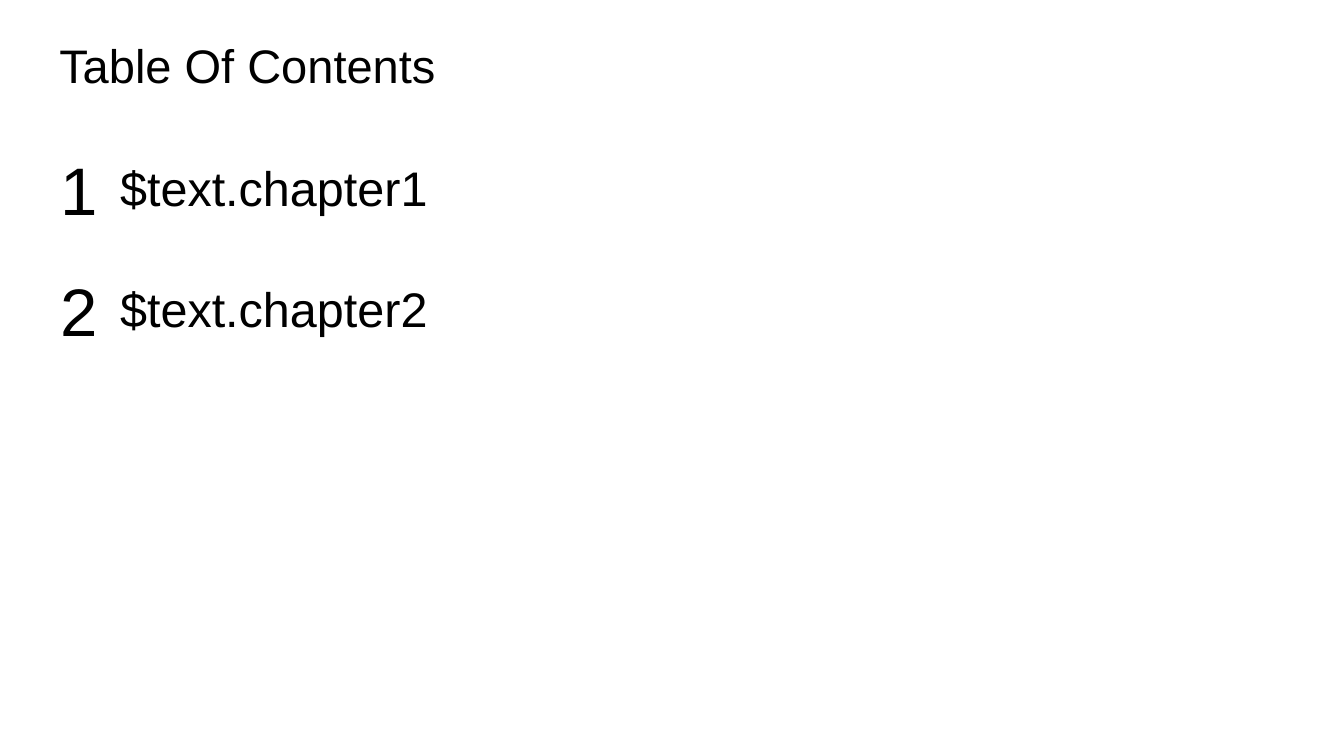
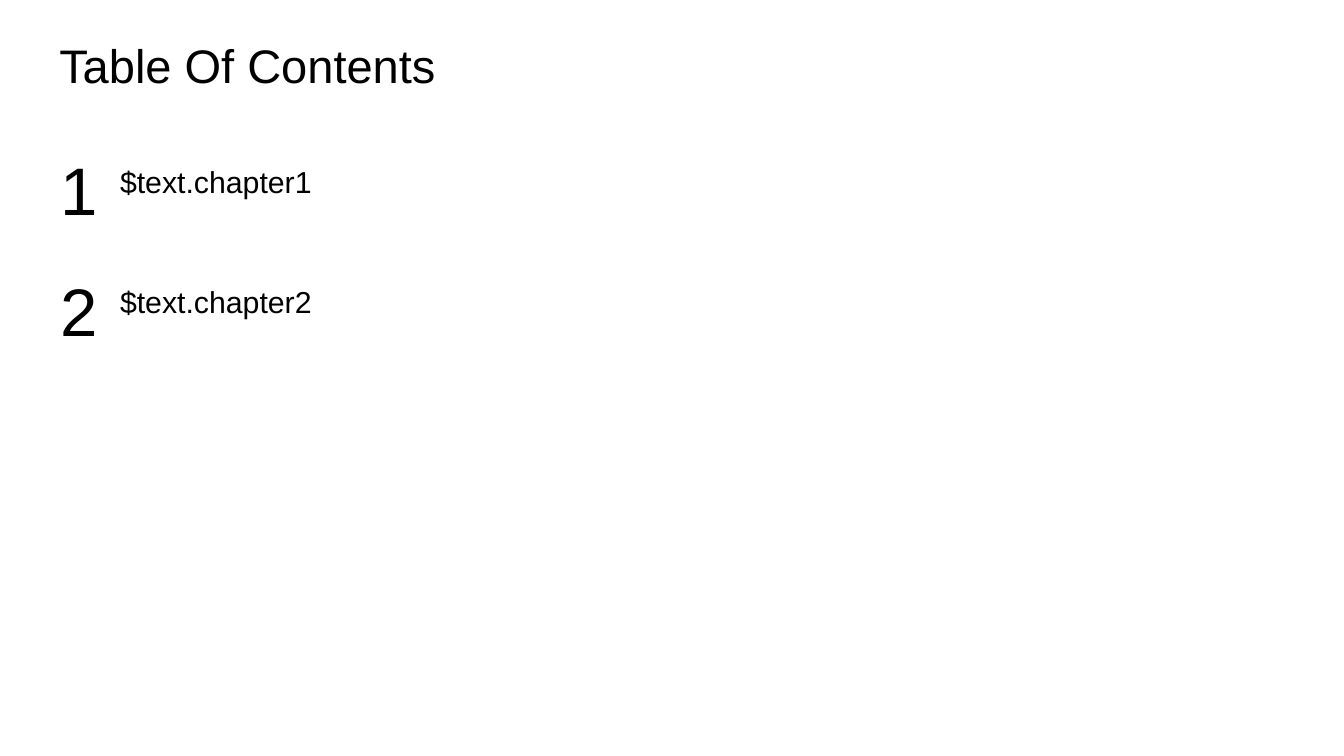
Before and after one commit to jeremyvet/ai-slides, a slide deck: slide 9 of themes/blanktheme.pptx. Drawn at 1344x756 pixels with LibreOffice and Linux fonts; fonts in the diff are those of the drawing. Boxes give left, top, right and bottom in pixels: in the first picture for what was removed or moved away, otherwise in the second. Text is boxed around its words. In the diff, an @@ line names an element or a change of style, - is before the commit and + after.

```diff
--- a/themes/blanktheme.pptx
+++ b/themes/blanktheme.pptx
@@ text "$text.chapter1" at [120,170,312,199]: size 26 to 16.2 pt; line spacing 1.15 to 0.95 @@
@@ text "$text.chapter2" at [120,290,312,319]: size 26 to 16.2 pt; line spacing 1.15 to 0.95 @@
```
Also in this commit, not shown: 3 other slides changed, 1 slide added, 11 other files.
